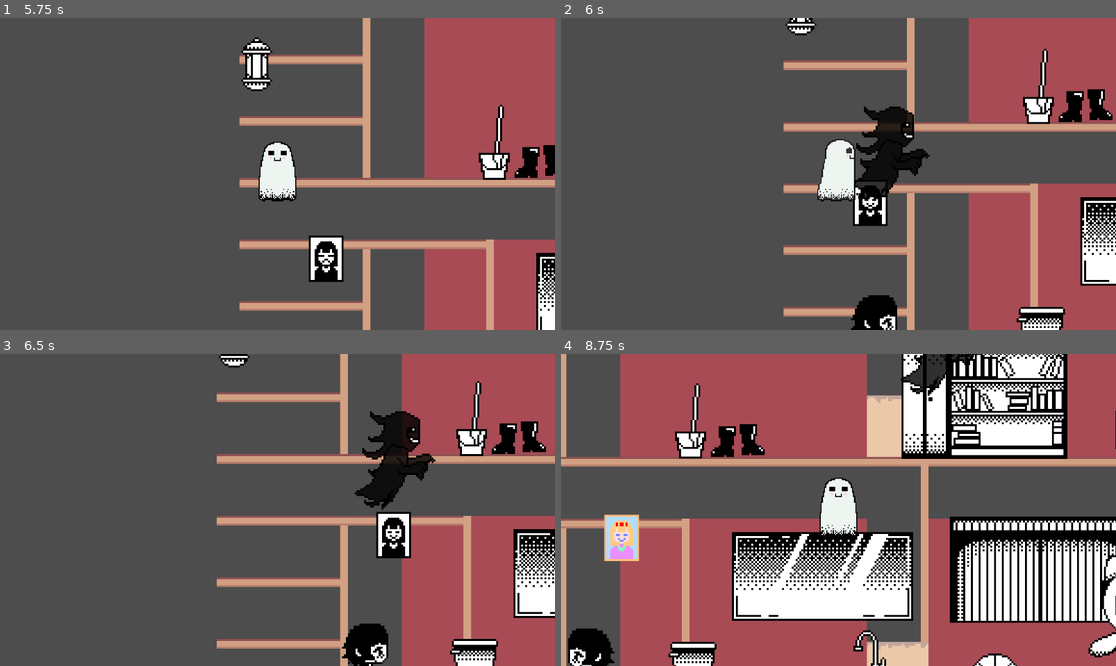
Above: before the commit, frames 1-4 (two rows, left to right).
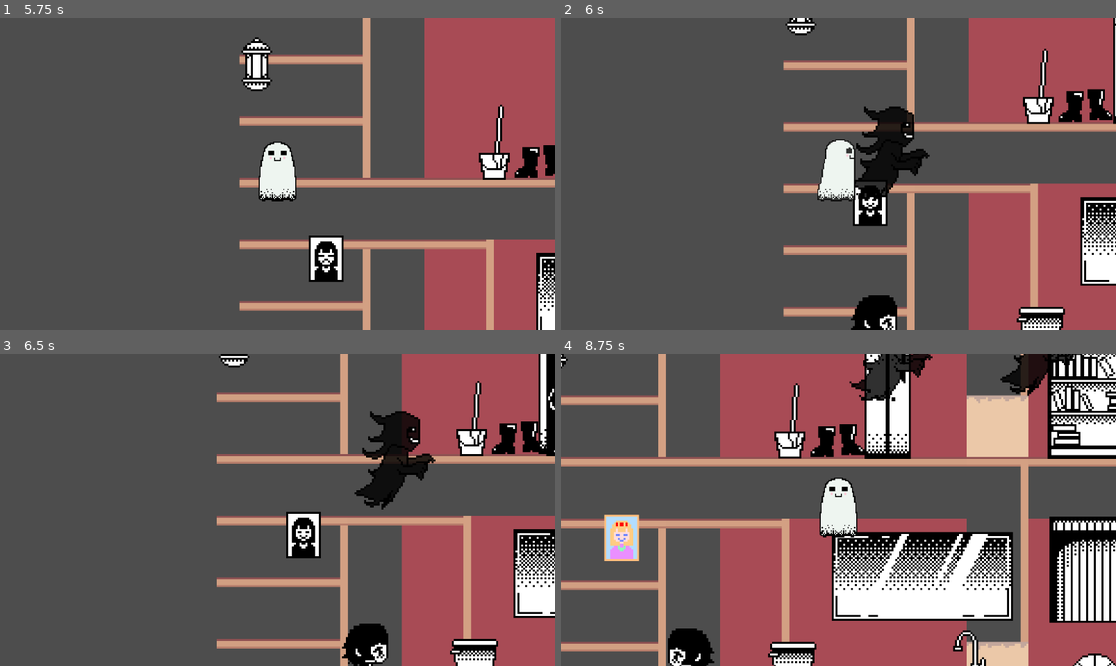
Above: after the commit, the same moments.

Repository: lykarevalde/GameJam
Game: Godot game, scene res://scenes/game.tscn
Two runs of this game, one before a commit and one after it. Both use one fixed random seed, a clock stepped at 60 frames per second and the inputs below.
Inputs:
- Up to frame 1 (5.75 s): tap Enter (ui_accept) at 0.5, 0.77, 1.52, 3.02, 3.77, 4.52 s; hold Right (ui_right) 0.53-1.28 s; tap E (amuse) every 0.75 s from 0.6 to 5.1 s; hold Down (ui_down) 1.28-2.03 s; hold Right (ui_right) 2.03-2.78 s; hold Up (ui_up) 2.78-3.53 s; hold Left (ui_left) 3.53-5.03 s; hold Down (ui_down) from 5.03 s (still down)
- Up to frame 2 (6 s): release Down (ui_down) at 5.78 s; hold Right (ui_right) from 5.78 s (still down); tap E (amuse) at 5.85 s
- Up to frame 3 (6.5 s): keep holding Right (ui_right); tap Enter (ui_accept) at 6.02 s
- Up to frame 4 (8.75 s): release Right (ui_right) at 6.53 s; hold Up (ui_up) 6.53-7.28 s; tap E (amuse) at 6.6, 7.35, 8.1 s; tap Enter (ui_accept) at 6.77, 7.52 s; hold Right (ui_right) 7.28-8.03 s; hold Down (ui_down) from 8.03 s (still down)

Frame 1 is identical in both runs. In frame 2, 0.2% of the frame differs, in the area x 99-100%, y 0-35%; in frame 3, 2.8%; in frame 4, 53%, in the area x 0-100%, y 0-100%.

Commit message:
updated furniture function
some furnitures now cant be moved by player and npc ghosts

Diff:
--- a/scenes/game.tscn
+++ b/scenes/game.tscn
@@ -417,21 +417,33 @@
 
 [node name="Drawing" parent="Furniture" groups=["furniture"] instance=ExtResource("9_1kice")]
 position = Vector2(353, 12)
+can_move = false
+allowed_npc_actions = Array[int]([1])
 
 [node name="Curtain" parent="Furniture" groups=["furniture"] instance=ExtResource("10_37s47")]
 position = Vector2(181, 125)
+can_move = false
+allowed_npc_actions = Array[int]([1])
 
 [node name="Faucet" parent="Furniture" groups=["furniture"] instance=ExtResource("10_ssvqc")]
 position = Vector2(94, 165)
+can_move = false
+allowed_npc_actions = Array[int]([1])
 
 [node name="Portrait" parent="Furniture" groups=["furniture"] instance=ExtResource("12_qouja")]
 position = Vector2(-88, 128)
+can_move = false
+allowed_npc_actions = Array[int]([1])
 
 [node name="Light" parent="Furniture" groups=["furniture"] instance=ExtResource("12_sgl2t")]
 position = Vector2(-124, 27)
+can_move = false
+allowed_npc_actions = Array[int]([1])
 
 [node name="Locker" parent="Furniture" groups=["furniture"] instance=ExtResource("12_sww3w")]
 position = Vector2(50, 56)
+can_move = false
+allowed_npc_actions = Array[int]([1])
 
 [node name="Mop" parent="Furniture" groups=["furniture"] instance=ExtResource("13_suyxu")]
 position = Vector2(-7, 56)
@@ -450,12 +462,18 @@
 
 [node name="Board" parent="Furniture" groups=["furniture"] instance=ExtResource("13_e1j6l")]
 position = Vector2(381, 136)
+can_move = false
+allowed_npc_actions = Array[int]([1])
 
 [node name="Bookshelf" parent="Furniture" groups=["furniture"] instance=ExtResource("10_1kice")]
 position = Vector2(164, 40)
+can_move = false
+allowed_npc_actions = Array[int]([1])
 
 [node name="Mascot" parent="Furniture" groups=["furniture"] instance=ExtResource("14_bt5mj")]
 position = Vector2(237, 168)
+can_move = false
+allowed_npc_actions = Array[int]([1])
 
 [node name="Globe" parent="Furniture" groups=["furniture"] instance=ExtResource("6_kvuet")]
 position = Vector2(176, -28)
@@ -464,6 +482,8 @@
 
 [node name="Mirror" parent="Furniture" groups=["furniture"] instance=ExtResource("10_rysoc")]
 position = Vector2(68, 140)
+can_move = false
+allowed_npc_actions = Array[int]([1])
 
 [node name="Toilet" parent="Furniture" groups=["furniture"] instance=ExtResource("5_ir15t")]
 position = Vector2(2, 188)
--- a/scripts/furniture.gd
+++ b/scripts/furniture.gd
@@ -16,6 +16,13 @@
 @export var min_possession_time := 1.5
 @export var max_possession_time := 3.0
 @export var spook_duration := 3.0
+@export var can_move := true
+
+@export var allowed_npc_actions: Array[PossessionMode] = [
+	PossessionMode.MOVE,
+	PossessionMode.SPOOK,
+	PossessionMode.FLOAT
+]
 
 var npc_possessed := false
 var action_queue: Array = []
@@ -71,6 +78,10 @@
 # PLAYER CONTROL
 # --------------------
 func player_control(delta):
+	if not can_move:
+		velocity = Vector2.ZERO
+		return
+
 	var dir = Input.get_axis("ui_left", "ui_right")
 	velocity.x = dir * player_move_speed
 	move_and_slide()
@@ -124,9 +135,9 @@
 	anim_started = false
 	action_queue.clear()
 	direction = [-1, 1].pick_random()
-	var count := randi_range(1, 2)
+	var count := randi_range(1, min(2, allowed_npc_actions.size()))
 	while action_queue.size() < count:
-		var action = PossessionMode.values().pick_random()
+		var action = allowed_npc_actions.pick_random()
 		if action not in action_queue:
 			action_queue.append(action)
 	start_next_action()
